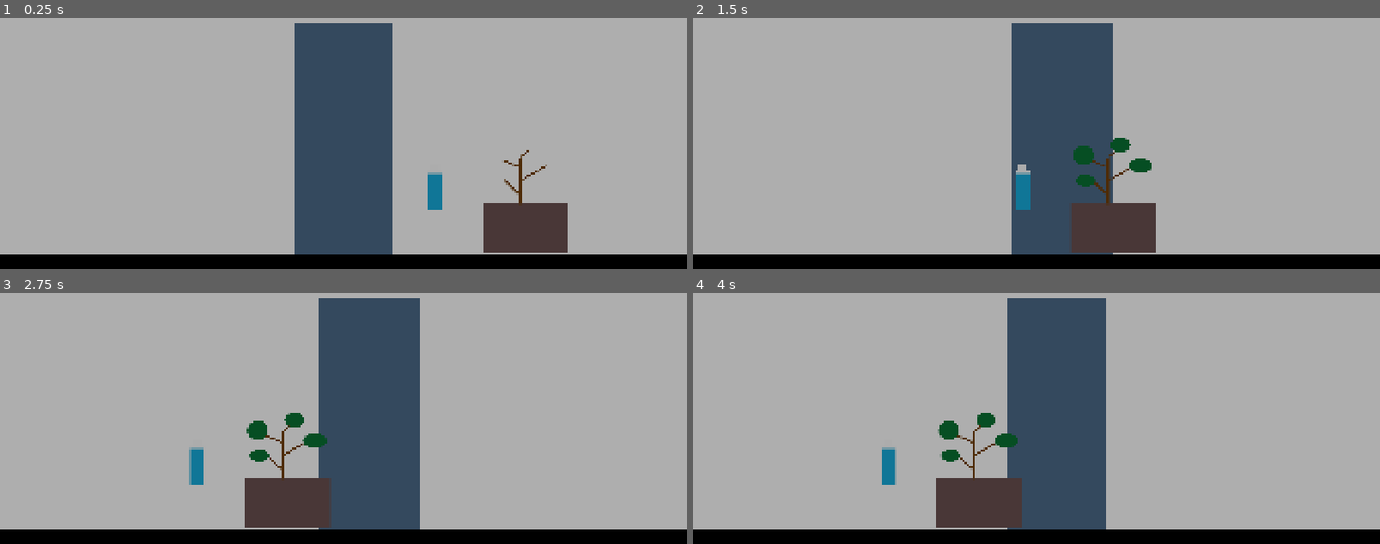
Above: before the commit, frames 1-4 (two rows, left to right).
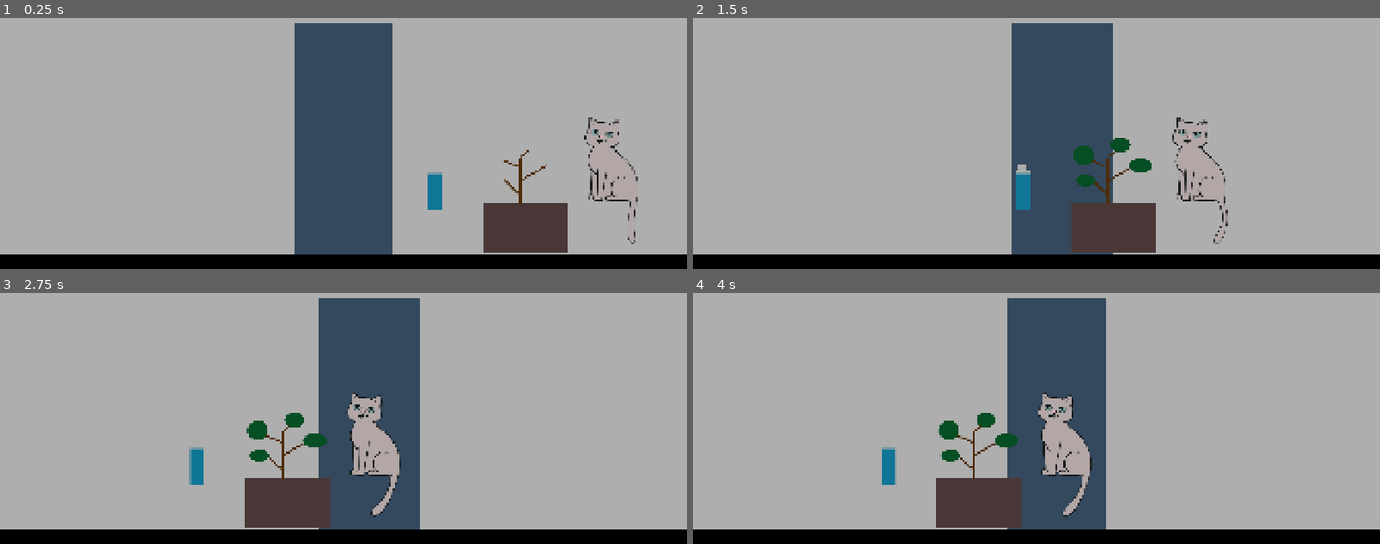
Above: after the commit, the same moments.

Repository: FrancinettVR/Tacos-de-milanesa
Game: Godot game, scene res://scenes/rooms/main_room.tscn
Same seed, same stepped clock (60 frames per second), same inputs: the game is played once before the commit and once after it.
Inputs (mouse positions are in pixels of both pictures, inside the frame that each line leads up to):
- Up to frame 1 (0.25 s): no input
- Up to frame 2 (1.5 s): tap Enter at 0.5 s; drag from (1221, 198) to (outside the picture) at 0.52 s; drag from (1057, 188) to (1002, 153) at 1.27 s
- Up to frame 3 (2.75 s): move the mouse to (611, 350) at 2.02 s; click (611, 350) at 2.17 s
- Up to frame 4 (4 s): drag from (1002, 428) to (892, 463) at 2.77 s; move the mouse to (1242, 408) at 3.52 s; click (1242, 408) at 3.67 s

The runs differ from the first frame. In frame 1, 0.4% of the frame differs, in the area x 85-93%, y 39-91%; in frame 2, 0.5%; in frame 3, 2.0%; in frame 4, 2.0%, in the area x 50-59%, y 39-90%.

Commit message:
Add Gatito

Diff:
--- /dev/null
+++ b/scenes/interactables/gato.gd
@@ -0,0 +1,17 @@
+extends ClickInteractable
+class_name Gato
+
+## Referencia al nodo de animación continua
+@onready var animated_sprite: AnimatedSprite2D = $AnimatedSprite2D
+
+func al_iniciar() -> void:
+	if id.is_empty():
+		id = "gato"
+	# La animación en loop está corriendo desde el inicio
+	if not animated_sprite.is_playing():
+		animated_sprite.play("idle")
+
+func on_interaccion_exitosa() -> void:
+	# Futuro efecto de la caricia
+	# Se permite interactuar con el gato múltiples veces sin que se bloquee
+	usada = false
--- /dev/null
+++ b/scenes/interactables/gato.tscn
@@ -0,0 +1,84 @@
+[gd_scene format=3 uid="uid://dny3j0q7vxk8a"]
+
+[ext_resource type="Script" path="res://scenes/interactables/gato.gd" id="1_gato"]
+[ext_resource type="Texture2D" path="res://assets/art/characters/cat/Gatito_0000.png" id="2_frame0"]
+[ext_resource type="Texture2D" path="res://assets/art/characters/cat/Gatito_0001.png" id="3_frame1"]
+[ext_resource type="Texture2D" path="res://assets/art/characters/cat/Gatito_0002.png" id="4_frame2"]
+[ext_resource type="Texture2D" path="res://assets/art/characters/cat/Gatito_0003.png" id="5_frame3"]
+[ext_resource type="Texture2D" path="res://assets/art/characters/cat/Gatito_0004.png" id="6_frame4"]
+[ext_resource type="Texture2D" path="res://assets/art/characters/cat/Gatito_0005.png" id="7_frame5"]
+[ext_resource type="Texture2D" path="res://assets/art/characters/cat/Gatito_0006.png" id="8_frame6"]
+[ext_resource type="Texture2D" path="res://assets/art/characters/cat/Gatito_0007.png" id="9_frame7"]
+[ext_resource type="Texture2D" path="res://assets/art/characters/cat/Gatito_0008.png" id="10_frame8"]
+[ext_resource type="Texture2D" path="res://assets/art/characters/cat/Gatito_0009.png" id="11_frame9"]
+[ext_resource type="Texture2D" path="res://assets/art/characters/cat/Gatito_0010.png" id="12_frame10"]
+[ext_resource type="Texture2D" path="res://assets/art/characters/cat/Gatito_0011.png" id="13_frame11"]
+[ext_resource type="Texture2D" path="res://assets/art/characters/cat/Gatito_0012.png" id="14_frame12"]
+[ext_resource type="Texture2D" path="res://assets/art/characters/cat/Gatito_0013.png" id="15_frame13"]
+
+[sub_resource type="SpriteFrames" id="SpriteFrames_gato"]
+animations = [{
+"frames": [{
+"duration": 1.0,
+"texture": ExtResource("2_frame0")
+}, {
+"duration": 1.0,
+"texture": ExtResource("3_frame1")
+}, {
+"duration": 1.0,
+"texture": ExtResource("4_frame2")
+}, {
+"duration": 1.0,
+"texture": ExtResource("5_frame3")
+}, {
+"duration": 1.0,
+"texture": ExtResource("6_frame4")
+}, {
+"duration": 1.0,
+"texture": ExtResource("7_frame5")
+}, {
+"duration": 1.0,
+"texture": ExtResource("8_frame6")
+}, {
+"duration": 1.0,
+"texture": ExtResource("9_frame7")
+}, {
+"duration": 1.0,
+"texture": ExtResource("10_frame8")
+}, {
+"duration": 1.0,
+"texture": ExtResource("11_frame9")
+}, {
+"duration": 1.0,
+"texture": ExtResource("12_frame10")
+}, {
+"duration": 1.0,
+"texture": ExtResource("13_frame11")
+}, {
+"duration": 1.0,
+"texture": ExtResource("14_frame12")
+}, {
+"duration": 1.0,
+"texture": ExtResource("15_frame13")
+}],
+"loop": true,
+"name": &"idle",
+"speed": 10.0
+}]
+
+[sub_resource type="RectangleShape2D" id="RectangleShape2D_gato"]
+size = Vector2(160, 380)
+
+[node name="Gato" type="Area2D"]
+script = ExtResource("1_gato")
+
+[node name="Sprite2D" type="Sprite2D" parent="."]
+
+[node name="AnimatedSprite2D" type="AnimatedSprite2D" parent="."]
+sprite_frames = SubResource("SpriteFrames_gato")
+animation = &"idle"
+autoplay = "idle"
+
+[node name="CollisionShape2D" type="CollisionShape2D" parent="."]
+position = Vector2(0, 10)
+shape = SubResource("RectangleShape2D_gato")
--- a/scenes/rooms/main_room.tscn
+++ b/scenes/rooms/main_room.tscn
@@ -5,6 +5,7 @@
 [ext_resource type="PackedScene" uid="uid://dlioi8unl6dd5" path="res://scenes/interactables/grupo_planta_botella.tscn" id="3_planta_botella"]
 [ext_resource type="PackedScene" uid="uid://b5lbil4w8oko3" path="res://scenes/interactables/grupo_cesto_basura.tscn" id="4_cesto_basura"]
 [ext_resource type="PackedScene" path="res://scenes/interactables/grupo_ropa_canasto.tscn" id="5_ropa_canasto"]
+[ext_resource type="PackedScene" path="res://scenes/interactables/gato.tscn" id="6_gato"]
 
 [sub_resource type="RectangleShape2D" id="RectangleShape2D_m2g58"]
 size = Vector2(5760, 1080)
@@ -45,3 +46,6 @@
 
 [node name="GrupoRopaCanasto" parent="." instance=ExtResource("5_ropa_canasto")]
 position = Vector2(4400, 960)
+
+[node name="Gato" parent="." instance=ExtResource("6_gato")]
+position = Vector2(2400, 832)
Binary file added: assets/art/characters/cat/Gatito_0000.png
Not shown, added: assets/art/characters/cat/Gatito_0000.png.import
Binary file added: assets/art/characters/cat/Gatito_0001.png
Not shown, added: assets/art/characters/cat/Gatito_0001.png.import
Binary file added: assets/art/characters/cat/Gatito_0002.png
Not shown, added: assets/art/characters/cat/Gatito_0002.png.import
Binary file added: assets/art/characters/cat/Gatito_0003.png
Not shown, added: assets/art/characters/cat/Gatito_0003.png.import
Binary file added: assets/art/characters/cat/Gatito_0004.png
Not shown, added: assets/art/characters/cat/Gatito_0004.png.import
Binary file added: assets/art/characters/cat/Gatito_0005.png
Not shown, added: assets/art/characters/cat/Gatito_0005.png.import
(and 17 more such lines)
